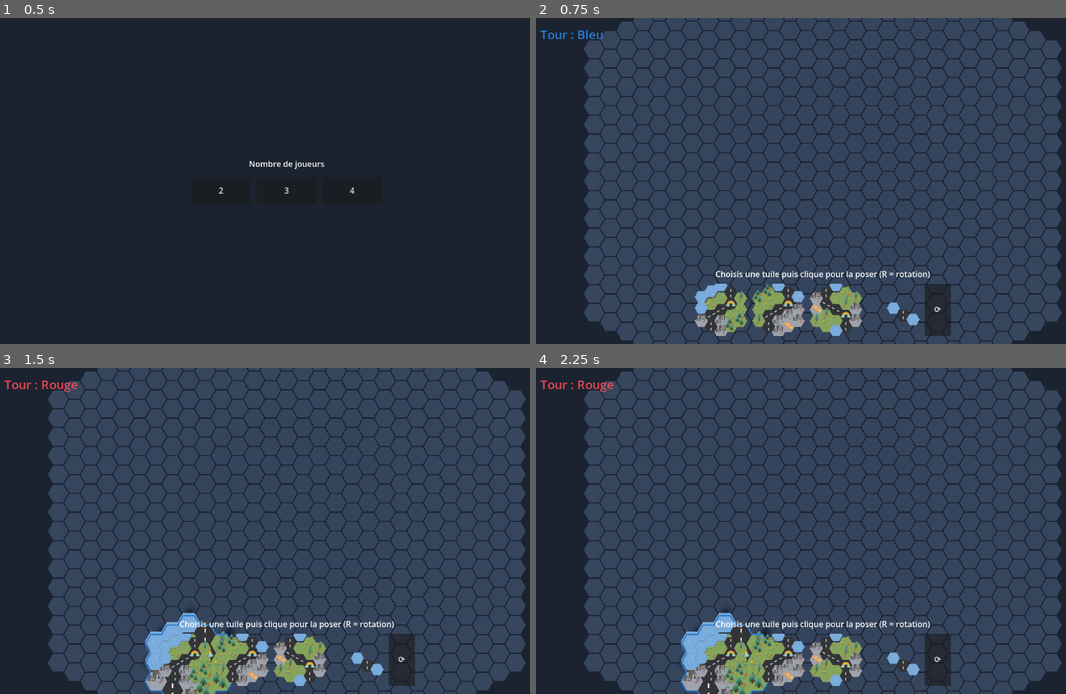
Above: before the commit, frames 1-4 (two rows, left to right).
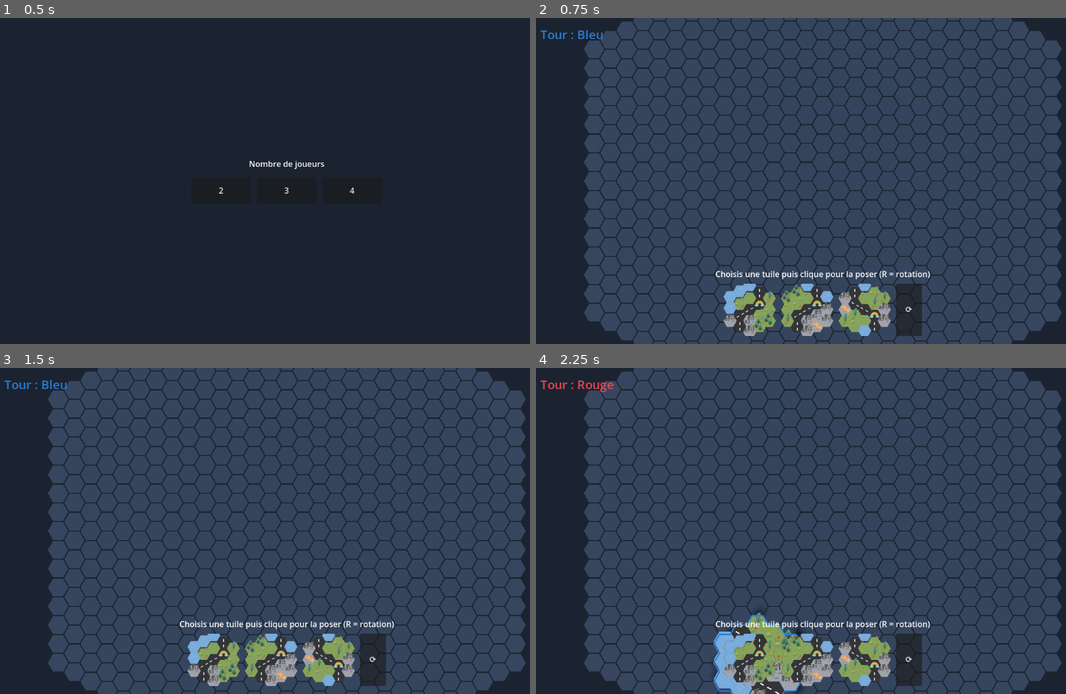
Above: after the commit, the same moments.

Repository: yoann-shopopop/shopopop-express
Game: Godot game, scene res://scenes/main.tscn
The game is run twice, just before and just after one commit, with the same random seed, the same clock (stepped at 60 frames per second) and the same inputs.
Inputs (mouse positions are in pixels of both pictures, inside the frame that each line leads up to):
- Up to frame 1 (0.5 s): no input
- Up to frame 2 (0.75 s): click "2" at 0.5 s
- Up to frame 3 (1.5 s): click (185, 661) at 1.27 s
- Up to frame 4 (2.25 s): click (748, 661) at 2.02 s

Frame 1 is identical in both runs. In frame 2, 6.2% of the frame differs, in the area x 29-79%, y 81-98%; in frame 3, 7.8%; in frame 4, 8.0%, in the area x 27-79%, y 74-100%.

Commit message:
refactor(game): le pont est gratuit et hors des pièces de tour
Le pont n'est plus une pièce de tour : chaque joueur a 3 blocs (un par tour)
et un pont tenu à part (Player.bridge). Poser un bloc = un tour ; l'auto-pont
pose pont+bloc en UN seul tour et consomme le pont (gratuit). Le pont ne peut
jamais être posé seul ; s'il ne reste que le pont, le joueur a fini la phase.
Tests mis à jour.

Co-Authored-By: Claude Opus 4.8 <noreply@anthropic.com>

Diff:
--- a/src/game/player.gd
+++ b/src/game/player.gd
@@ -4,7 +4,8 @@
 ## and where their start point sits (a green cell of one of their blocks, fixed before placement).
 
 var color: int                                  ## PlayerColor.Kind
-var pieces: Array[BlockDefinition] = []         ## remaining pieces to place
+var pieces: Array[BlockDefinition] = []         ## the blocks left to place (one per turn)
+var bridge: BlockDefinition = null              ## the player's single bridge (free, auto-used with a block; null once used)
 var start_block: BlockDefinition = null         ## the block (by reference) carrying the start point
 var start_cell: Vector2i = Vector2i.ZERO        ## offset of the start cell within that block
 
--- a/src/game/setup_distributor.gd
+++ b/src/game/setup_distributor.gd
@@ -20,7 +20,7 @@
 		var tint := PlayerColor.to_color(player.color)
 		for pattern in drawn:
 			player.pieces.append(_clone(pattern, tint))
-		player.pieces.append(_clone(bridge, tint))
+		player.bridge = _clone(bridge, tint)  # held aside; free, auto-used with a block
 		_assign_start(player, rng)
 		players.append(player)
 	return players
--- a/src/game/setup_phase.gd
+++ b/src/game/setup_phase.gd
@@ -47,18 +47,15 @@
 	return true
 
 
-## Atomically places the current player's bridge + their [param block_index] piece in one turn,
-## consuming both. Used by the auto-bridge convenience. Returns false if the player has no bridge
-## or the placement is illegal.
+## Atomically places the current player's bridge + their [param block_index] block in ONE turn,
+## consuming both. The bridge is free and can never be placed on its own. Returns false if the
+## player has no bridge left or the placement is illegal.
 func try_place_with_bridge(block_index: int, block_anchor: Vector2i, block_rot: int, bridge_anchor: Vector2i, bridge_rot: int) -> bool:
 	var player := current_player()
-	if block_index < 0 or block_index >= player.pieces.size():
-		return false
-	var bridge_index := _bridge_index(player)
-	if bridge_index < 0:
+	if block_index < 0 or block_index >= player.pieces.size() or player.bridge == null:
 		return false
 	var block := player.pieces[block_index]
-	var bridge := player.pieces[bridge_index]
+	var bridge := player.bridge
 
 	if not _board.can_place(bridge, bridge_anchor, bridge_rot):
 		return false
@@ -70,17 +67,10 @@
 
 	_board.place(bridge, bridge_anchor, bridge_rot, player.color)
 	_board.place(block, block_anchor, block_rot, player.color)
-	player.pieces.remove_at(maxi(block_index, bridge_index))
-	player.pieces.remove_at(mini(block_index, bridge_index))
+	player.pieces.remove_at(block_index)
+	player.bridge = null
 	_advance()
 	return true
-
-
-func _bridge_index(player: Player) -> int:
-	for i in player.pieces.size():
-		if player.pieces[i].id == &"bridge":
-			return i
-	return -1
 
 
 # True if any cell in [param a] is a hex-neighbor of any cell in [param b].
--- a/tests/test_setup_distributor.gd
+++ b/tests/test_setup_distributor.gd
@@ -33,10 +33,11 @@
 	assert_eq(players.size(), 3)
 
 
-func test_each_player_gets_three_patterns_plus_a_bridge() -> void:
+func test_each_player_gets_three_blocks_and_a_separate_bridge() -> void:
 	var players := SetupDistributor.build_players(2, _library, _bridge, _seeded_rng())
 	for player in players:
-		assert_eq(player.pieces.size(), 4, "3 patterns + 1 bridge")
+		assert_eq(player.pieces.size(), 3, "3 pattern blocks as turn pieces")
+		assert_not_null(player.bridge, "a bridge held aside (not a turn piece)")
 
 
 func test_all_players_share_the_same_three_patterns() -> void:
--- a/tests/test_setup_phase.gd
+++ b/tests/test_setup_phase.gd
@@ -64,16 +64,17 @@
 func test_auto_bridge_places_both_and_consumes_the_bridge() -> void:
 	var board := Board.new()
 	var blue := _player(PlayerColor.Kind.BLUE, 1)
-	var red := Player.new(PlayerColor.Kind.RED)
-	red.pieces = [_road_tile(), _bridge()] as Array[BlockDefinition]
+	var red := _player(PlayerColor.Kind.RED, 1)
+	red.bridge = _bridge()
 	var phase := SetupPhase.new([blue, red] as Array[Player], board)
 
 	phase.try_place(0, Vector2i.ZERO, 0)              # BLUE road at origin -> RED's turn
-	var bridge := BridgeFinder.find(board, red.pieces[0], Vector2i(4, 0), 0, red.pieces[1])
+	var bridge := BridgeFinder.find(board, red.pieces[0], Vector2i(4, 0), 0, red.bridge)
 	assert_false(bridge.is_empty(), "a linking bridge exists")
 	assert_true(phase.try_place_with_bridge(0, Vector2i(4, 0), 0, bridge["anchor"], bridge["rotation"]))
 	assert_eq(board.pieces().size(), 3, "BLUE road + bridge + RED road")
-	assert_eq(red.pieces.size(), 0, "block and bridge both consumed")
+	assert_eq(red.pieces.size(), 0, "block consumed")
+	assert_null(red.bridge, "bridge consumed")
 
 
 func test_auto_bridge_fails_without_a_bridge() -> void:
